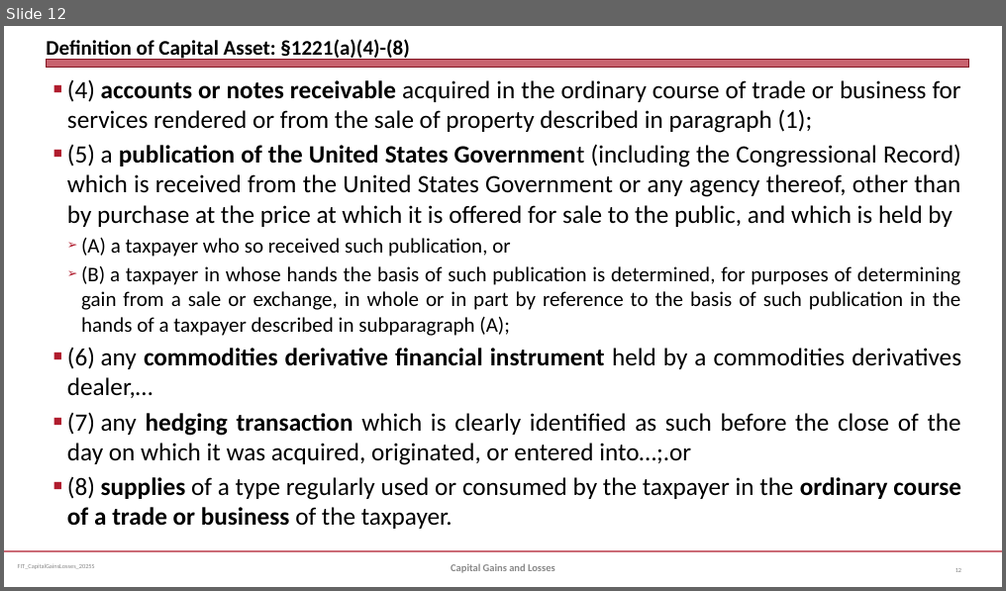
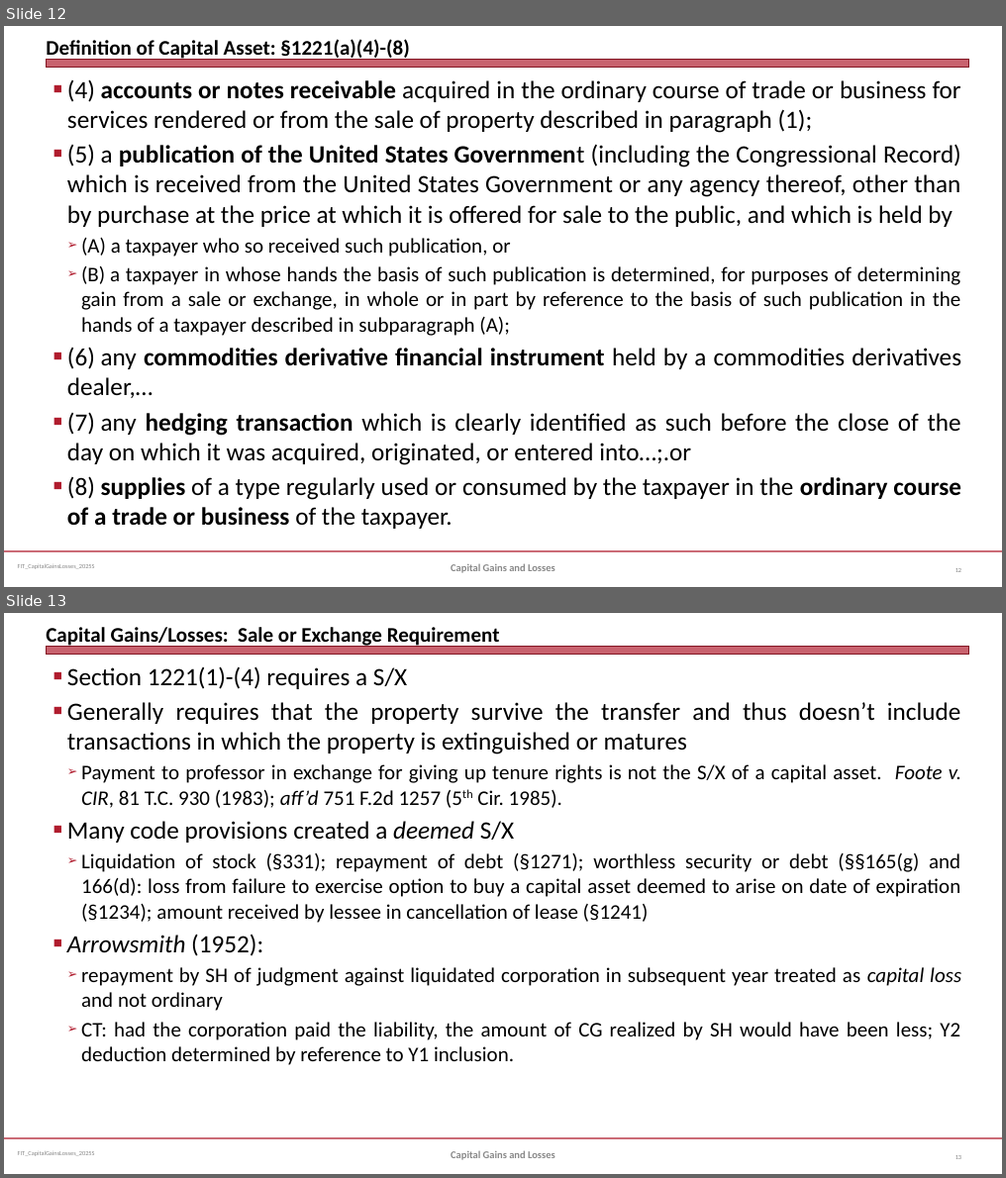
Before and after one commit to jmc877/Fed-Income-Tax, a slide deck: slides/FIT_CapitalGainsLosses_2025S.pptx. Shown one above the other, each under a label of ours: slide 12 before the commit, slides 12 and 13 after it. The pictures are 1006x591 and 1006x1178 pixels, drawn with LibreOffice and Linux fonts; fonts in the diff are those of the drawing. Boxes give left, top, right and bottom in pixels: in the first picture for what was removed or moved away, otherwise in the second. Text is boxed around its words. In the diff, an @@ line names an element or a change of style, - is before the commit and + after.

```diff
--- a/slides/FIT_CapitalGainsLosses_2025S.pptx
+++ b/slides/FIT_CapitalGainsLosses_2025S.pptx
@@ slide 13 added at [4, 613, 1002, 1174], background #FFFFFF; not listed: 3 template elements that a slide beside it also shows @@
@@ title added at [46, 627, 500, 648], 20 pt, text #000000, bold @@
+Capital Gains/Losses: Sale or Exchange Requirement
@@ text added at [67, 666, 961, 1065], 20 pt, text #000000 @@
+■ Section 1221(1)-(4) requires a S/X
+■ Generally requires that the property survive the transfer and thus doesn’t include transactions in which the property is extinguished or matures
+  ➢ Payment to professor in exchange for giving up tenure rights is not the S/X of a capital asset. Foote v. CIR, 81 T.C. 930 (1983); aff’d 751 F.2d 1257 (5th Cir. 1985).
+■ Many code provisions created a deemed S/X
+  ➢ Liquidation of stock (§331); repayment of debt (§1271); worthless security or debt (§§165(g) and 166(d): loss from failure to exercise option to buy a capital asset deemed to arise on date of expiration (§1234); amount received by lessee in cancellation of lease (§1241)
+■ Arrowsmith (1952):
+  ➢ repayment by SH of judgment against liquidated corporation in subsequent year treated as capital loss and not ordinary
+  ➢ CT: had the corporation paid the liability, the amount of CG realized by SH would have been less; Y2 deduction determined by reference to Y1 inclusion.
@@ text added at [450, 1151, 555, 1160], 10 pt, text #898989, bold @@
+Capital Gains and Losses
@@ page number added at [955, 1156, 961, 1159], 6 pt, text #808080 @@
+13
```
Also in this commit, not shown: 2 slides changed, 3 other slides added, 20 other files.
